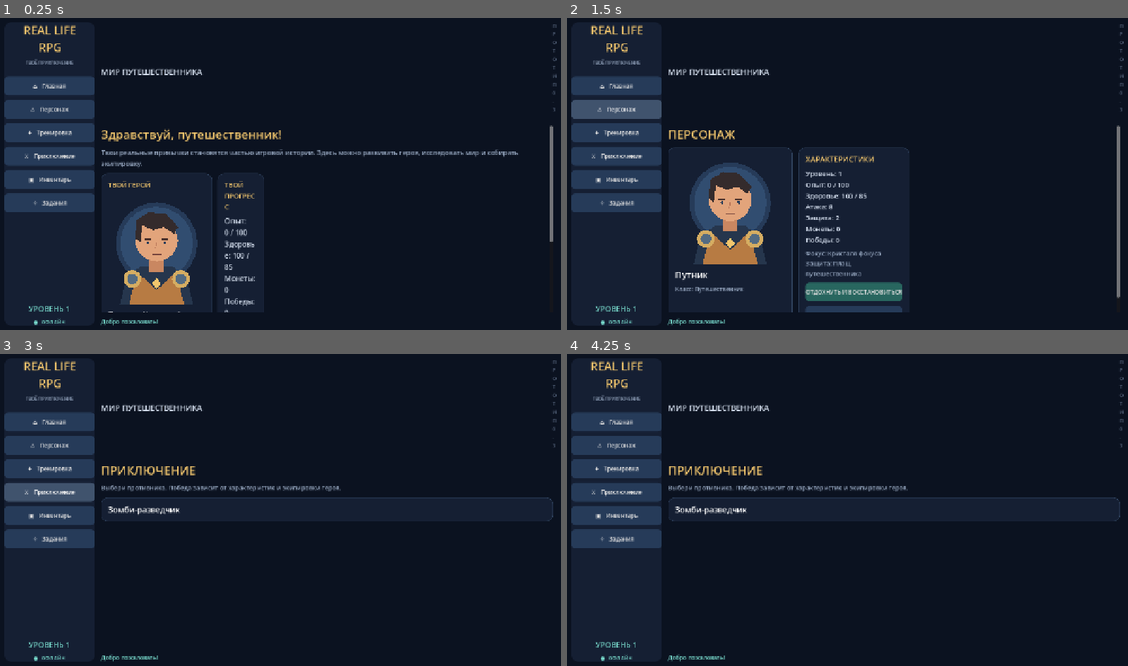
Above: before the commit, frames 1-4 (two rows, left to right).
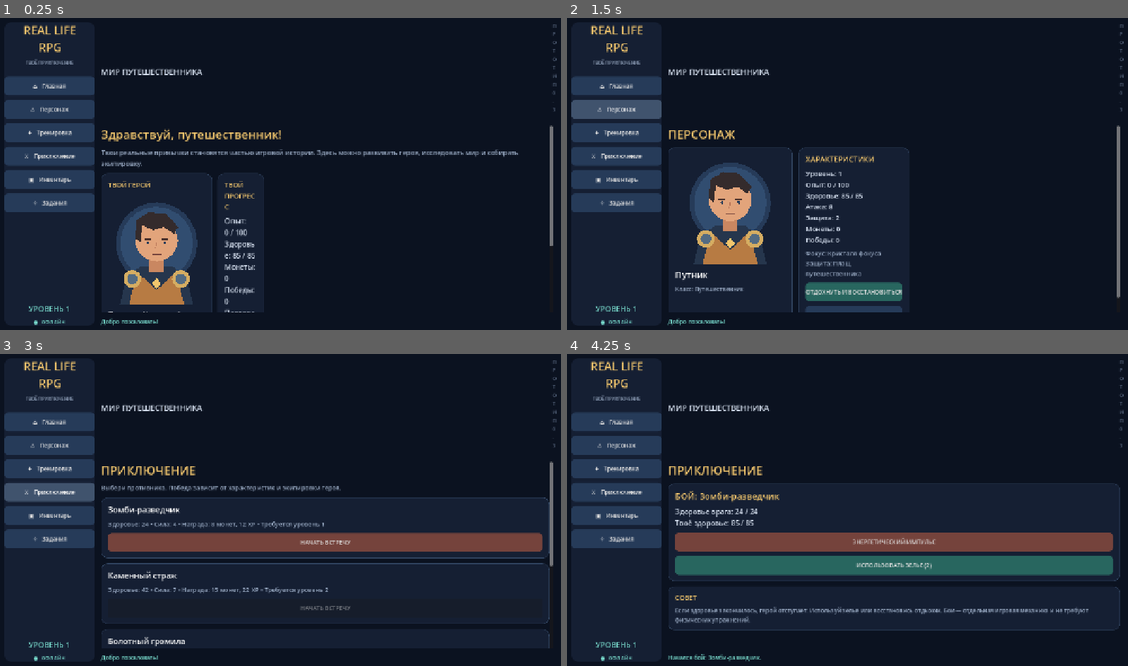
Above: after the commit, the same moments.

Repository: Phantom220-hub/REAL-LIFE-RPG
Game: Godot game, scene res://scenes/main.tscn
Two runs of this game, one before a commit and one after it. Both use one fixed random seed, a clock stepped at 60 frames per second and the inputs below.
Inputs (mouse positions are in pixels of both pictures, inside the frame that each line leads up to):
- Up to frame 1 (0.25 s): no input
- Up to frame 2 (1.5 s): click "⌂ Главная" at 0.5 s; click "♙ Персонаж" at 1.25 s
- Up to frame 3 (3 s): click "✦ Тренировка" at 2 s; click "⚔ Приключение" at 2.75 s
- Up to frame 4 (4.25 s): click (892, 541) at 3.5 s, where only the run after the commit has a clickable "НАЧАТЬ ВСТРЕЧУ"

The runs differ from the first frame. In frame 1, 0.4% of the frame differs, in the area x 40-99%, y 71-95%; in frame 2, less than 0.1%; in frame 3, 7.1%; in frame 4, 13%, in the area x 17-99%, y 41-99%.
Error before the commit: Invalid access to property or key 'level' on a base object of type 'Dictionary'. (res://scripts/main.gd:185)

Commit message:
Add fantasy boss and unlock encounter tiers by level

Diff:
--- a/scripts/game_state.gd
+++ b/scripts/game_state.gd
@@ -15,9 +15,10 @@
 }
 
 const ENEMIES := {
-	"scout": {"name": "Зомби-разведчик", "health": 24, "attack": 4, "coins": 8, "xp": 12},
-	"guard": {"name": "Костяной страж", "health": 42, "attack": 7, "coins": 15, "xp": 22},
-	"brute": {"name": "Болотный громила", "health": 65, "attack": 10, "coins": 25, "xp": 35}
+	"scout": {"name": "Зомби-разведчик", "health": 24, "attack": 4, "coins": 8, "xp": 12, "level": 1},
+	"guard": {"name": "Каменный страж", "health": 42, "attack": 7, "coins": 15, "xp": 22, "level": 2},
+	"brute": {"name": "Болотный громила", "health": 65, "attack": 10, "coins": 25, "xp": 35, "level": 3},
+	"ancient_guardian": {"name": "Древний страж — БОСС", "health": 110, "attack": 12, "coins": 60, "xp": 70, "level": 5}
 }
 
 var player_name: String = "Путник"
@@ -37,7 +38,7 @@
 var equipped_armor: String = "travel_cloak"
 var enemy_id: String = ""
 var enemy_health: int = 0
-var player_health: int = 100
+var player_health: int = 85
 var battle_active: bool = false
 var last_message: String = "Добро пожаловать!"
 
@@ -88,6 +89,9 @@
 
 func start_battle(id: String) -> bool:
 	if not ENEMIES.has(id):
+		return false
+	if level < int(ENEMIES[id]["level"]):
+		last_message = "Для этой встречи нужен уровень %d." % ENEMIES[id]["level"]
 		return false
 	if battle_active:
 		return false
